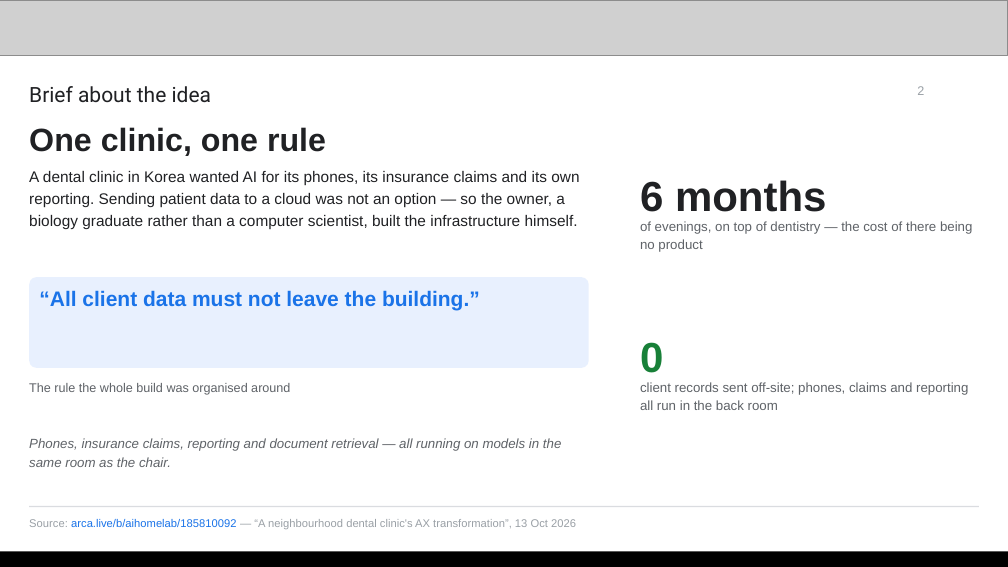
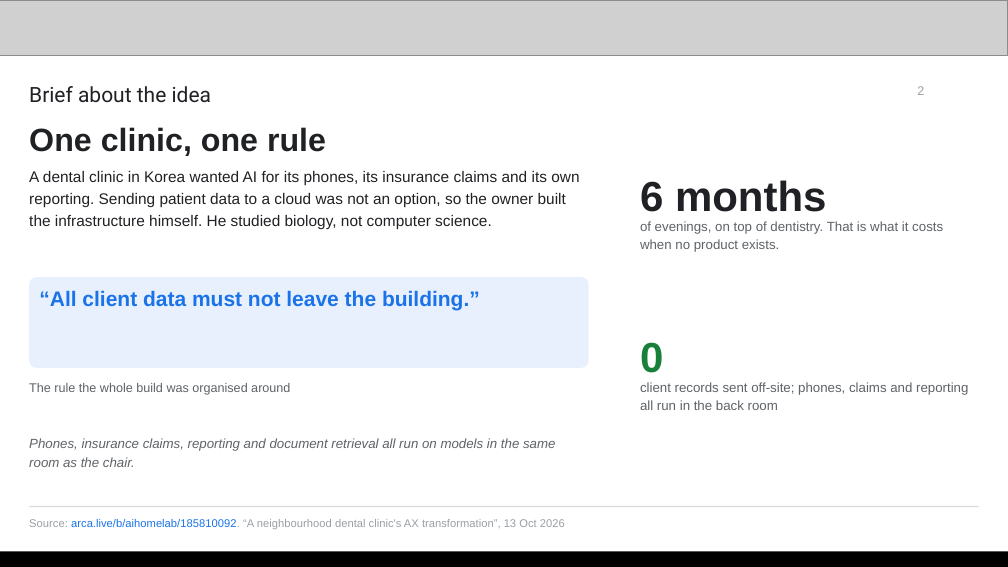
Before and after one commit to yanksyoon/termini, a slide deck: slide 2 of deck/v3/termini-deck-v3.pptx. Drawn at 1008x567 pixels with LibreOffice and Linux fonts; fonts in the diff are those of the drawing; grey boxes stand for pictures. Boxes give left, top, right and bottom in pixels: in the first picture for what was removed or moved away, otherwise in the second. Text is boxed around its words. In the diff, an @@ line names an element or a change of style, - is before the commit and + after.

```diff
--- a/deck/v3/termini-deck-v3.pptx
+++ b/deck/v3/termini-deck-v3.pptx
@@ text at [29, 171, 579, 230]: text changed @@
-A dental clinic in Korea wanted AI for its phones, its insurance claims and its own reporting. Sending patient data to a cloud was not an option — so the owner, a biology graduate rather than a computer scientist, built the infrastructure himself.
+A dental clinic in Korea wanted AI for its phones, its insurance claims and its own reporting. Sending patient data to a cloud was not an option, so the owner built the infrastructure himself. He studied biology, not computer science.
@@ text at [640, 221, 943, 252]: text changed @@
-of evenings, on top of dentistry — the cost of there being no product
+of evenings, on top of dentistry. That is what it costs when no product exists.
@@ text at [29, 438, 555, 467]: text changed @@
-Phones, insurance claims, reporting and document retrieval — all running on models in the same room as the chair.
+Phones, insurance claims, reporting and document retrieval all run on models in the same room as the chair.
@@ text at [29, 519, 565, 529]: text changed @@
-Source: arca.live/b/aihomelab/185810092 — “A neighbourhood dental clinic's AX transformation”, 13 Oct 2026
+Source: arca.live/b/aihomelab/185810092. “A neighbourhood dental clinic's AX transformation”, 13 Oct 2026
```
Also in this commit, not shown: 15 other slides changed, 2 other files.
